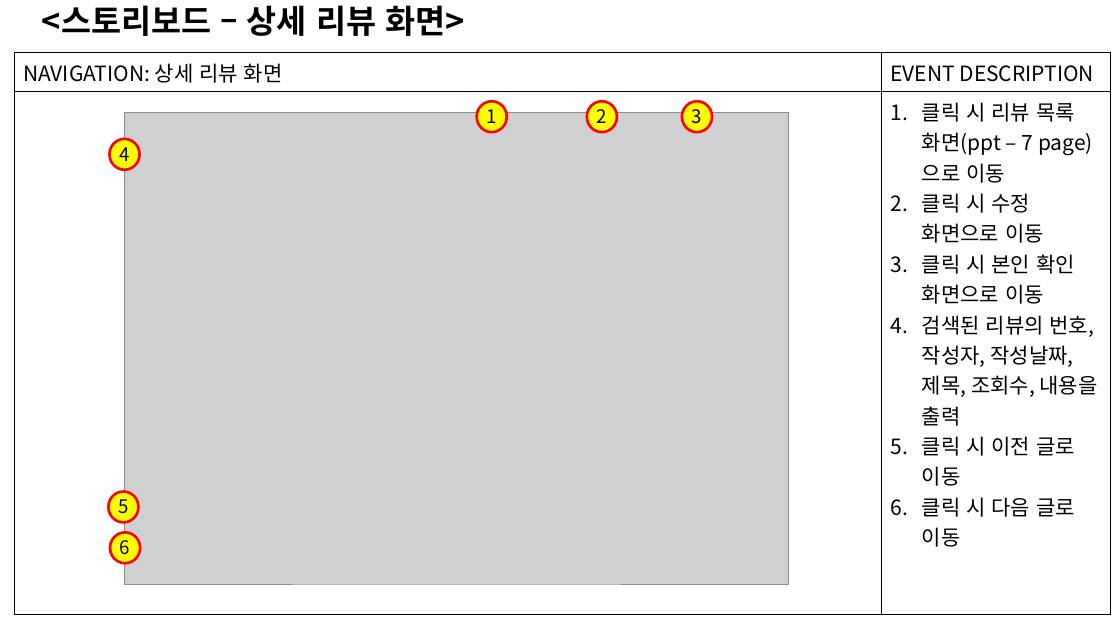
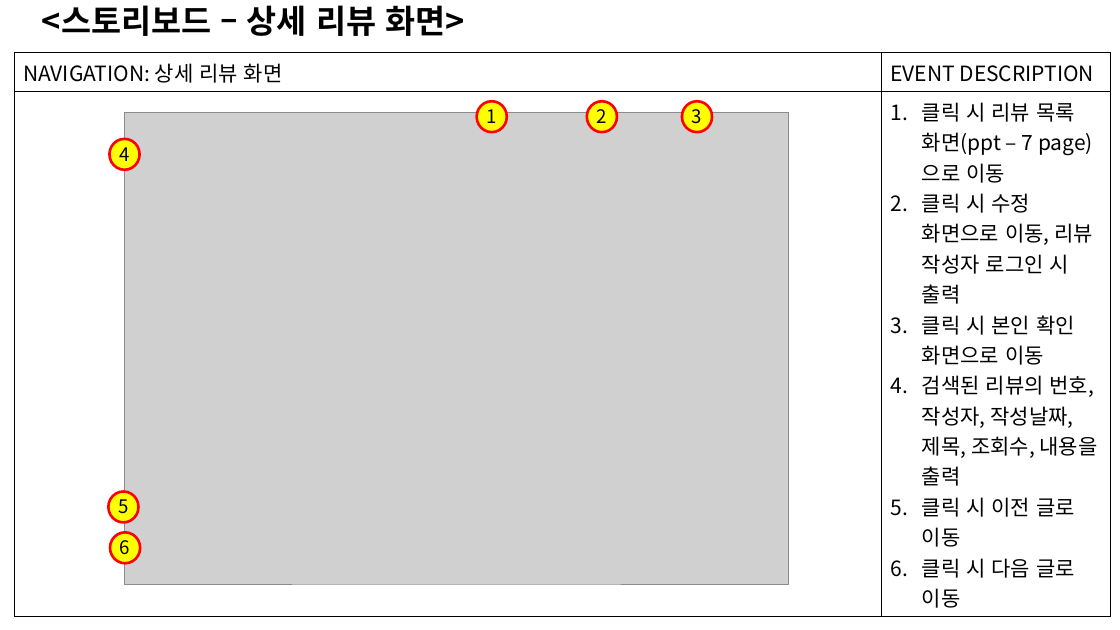
Before and after one commit to hyun5292/Vue, a slide deck: slide 8 of factoreview/src/assets/자료/기획서.pptx. Drawn at 1120x630 pixels with LibreOffice and Linux fonts; fonts in the diff are those of the drawing; grey boxes stand for pictures. Boxes give left, top, right and bottom in pixels: in the first picture for what was removed or moved away, otherwise in the second. Text is boxed around its words. In the diff, an @@ line names an element or a change of style, - is before the commit and + after.

Commit message:
1차 기획서 작성 완료

```diff
--- a/factoreview/src/assets/자료/기획서.pptx
+++ b/factoreview/src/assets/자료/기획서.pptx
@@ table at (15,53,1111,614) @@
-row 2, column 2: 클릭 시 리뷰 목록 화면(ppt – 7 page)으로 이동 / 클릭 시 수정 화면으로 이동 / 클릭 시 본인 확인 화면으로 이동 / 검색된 리뷰의 번호, 작성자, 작성날짜, 제목, 조회수, 내용을 출력 / 클릭 시 이전 글로 이동 / 클릭 시 다음 글로 이동
+row 2, column 2: 클릭 시 리뷰 목록 화면(ppt – 7 page)으로 이동 / 클릭 시 수정 화면으로 이동, 리뷰 작성자 로그인 시 출력 / 클릭 시 본인 확인 화면으로 이동 / 검색된 리뷰의 번호, 작성자, 작성날짜, 제목, 조회수, 내용을 출력 / 클릭 시 이전 글로 이동 / 클릭 시 다음 글로 이동
```
Also in this commit, not shown: 2 other slides changed, 1 slide added, 2 slides removed.
